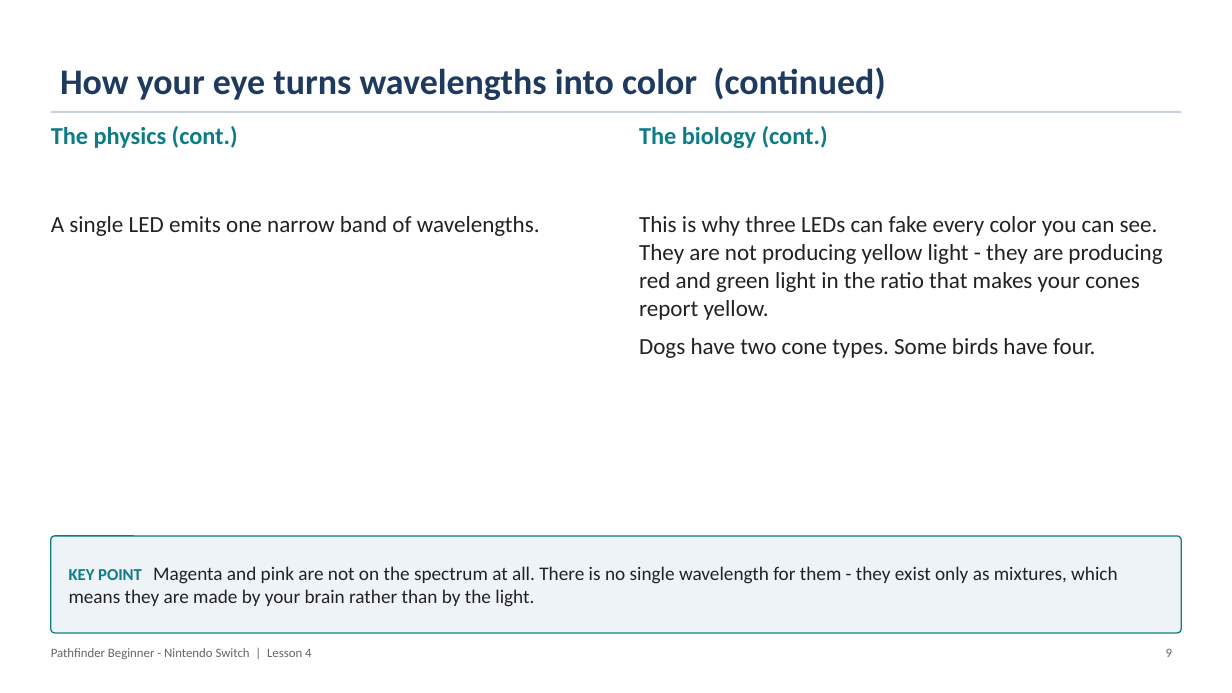
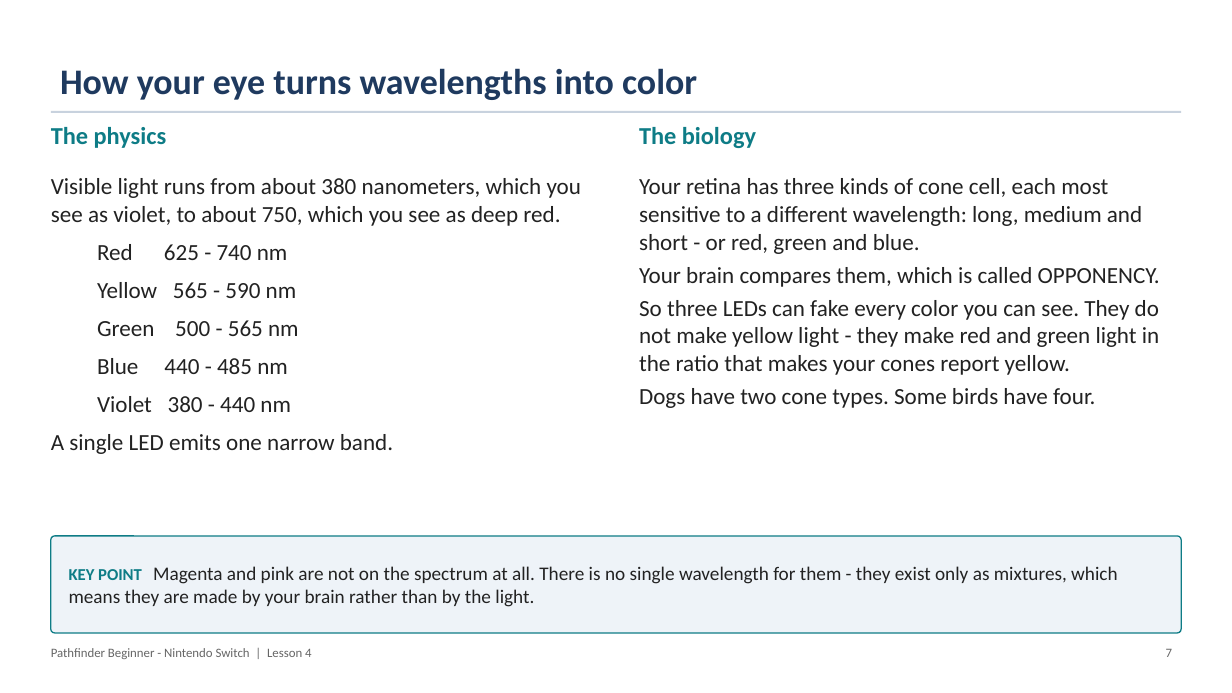
Before and after one commit to PorpoiseRobotics/porpoise-robotics, a slide deck: slide 8 of ground-vehicle/docs/courses/beginner-switch/l4_neopixel_leds.pptx (slide 10 before the commit). Drawn at 1232x693 pixels with LibreOffice and Linux fonts; fonts in the diff are those of the drawing. Boxes give left, top, right and bottom in pixels: in the first picture for what was removed or moved away, otherwise in the second. Text is boxed around its words. In the diff, an @@ line names an element or a change of style, - is before the commit and + after.

```diff
--- a/ground-vehicle/docs/courses/beginner-switch/l4_neopixel_leds.pptx
+++ b/ground-vehicle/docs/courses/beginner-switch/l4_neopixel_leds.pptx
@@ title at (60, 68, 697, 100): text changed @@
-How your eye turns wavelengths into color (continued)
+How your eye turns wavelengths into color
@@ text at (51, 127, 167, 148): text changed @@
-The physics (cont.)
+The physics
@@ text at (639, 127, 756, 148): text changed @@
-The biology (cont.)
+The biology
@@ text at (51, 178, 581, 454): text changed @@
-A single LED emits one narrow band of wavelengths.
+Visible light runs from about 380 nanometers, which you see as violet, to about 750, which you see as deep red.
+  Red 625 - 740 nm
+  Yellow 565 - 590 nm
+  Green 500 - 565 nm
+  Blue 440 - 485 nm
+  Violet 380 - 440 nm
+A single LED emits one narrow band.
@@ text at (639, 178, 1160, 375): text changed @@
-This is why three LEDs can fake every color you can see. They are not producing yellow light - they are producing red and green light in the ratio that makes your cones report yellow.
+Your retina has three kinds of cone cell, each most sensitive to a different wavelength: long, medium and short - or red, green and blue.
+Your brain compares them, which is called OPPONENCY.
+So three LEDs can fake every color you can see. They do not make yellow light - they make red and green light in the ratio that makes your cones report yellow.
@@ text at (639, 388, 1095, 408): less space between paragraphs @@
@@ text at (1166, 649, 1172, 657): text changed @@
-9
+7
```
Also in this commit, not shown: 16 other slides changed, 1 slide added, 6 slides removed, 16 other files.
